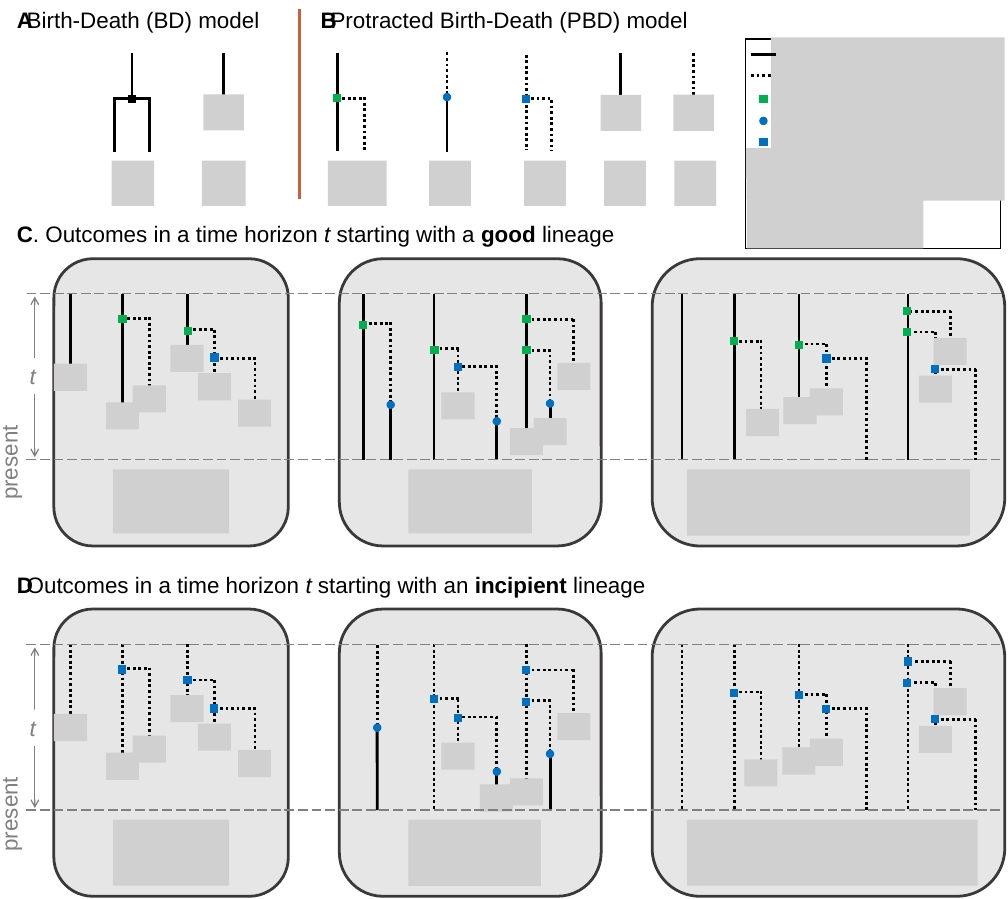
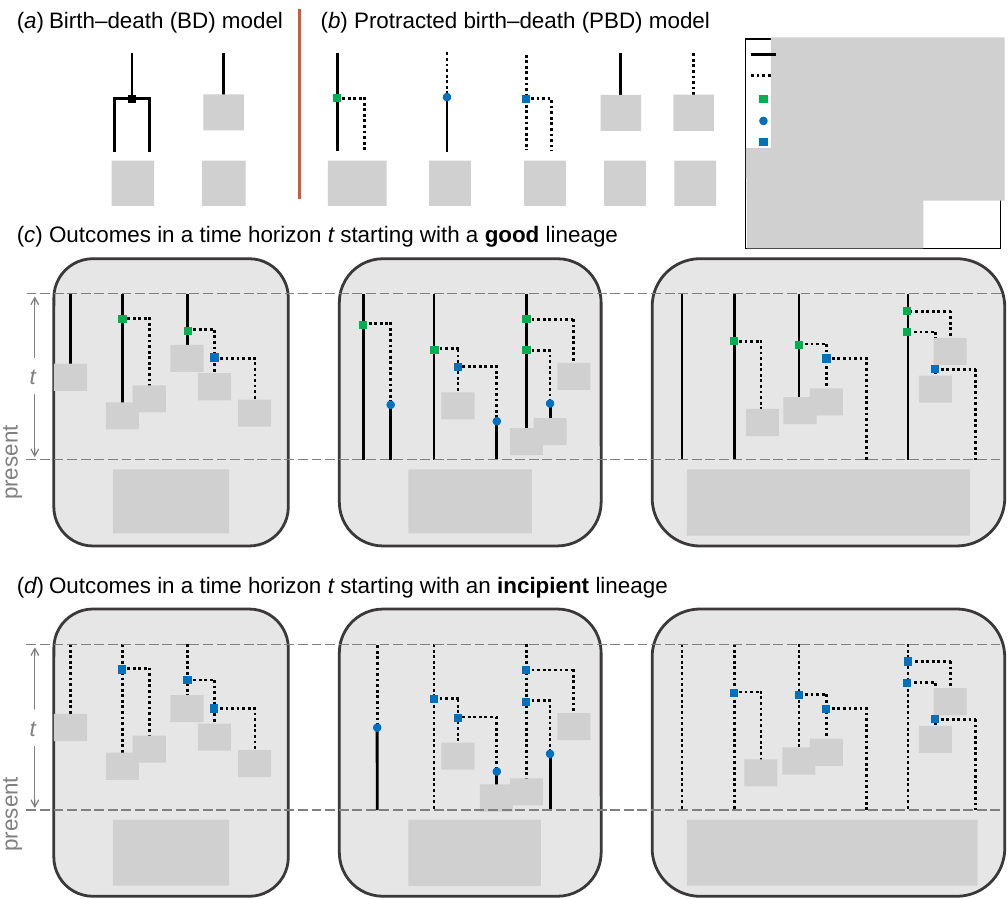
Before and after one commit to pierre-veron/PBD_analog, a slide deck: slide 1 of illustrations/schema_horizon.pptx. Drawn at 1008x899 pixels with LibreOffice and Linux fonts; fonts in the diff are those of the drawing; grey boxes stand for pictures. Boxes give left, top, right and bottom in pixels: in the first picture for what was removed or moved away, otherwise in the second. Text is boxed around its words. In the diff, an @@ line names an element or a change of style, - is before the commit and + after.

```diff
--- a/illustrations/schema_horizon.pptx
+++ b/illustrations/schema_horizon.pptx
@@ text at box(17, 11, 283, 33): text changed @@
-A. Birth-Death (BD) model
+(a) Birth–death (BD) model
@@ text at box(321, 11, 710, 33): text changed @@
-B. Protracted Birth-Death (PBD) model
+(b) Protracted birth–death (PBD) model
@@ text at box(17, 225, 618, 247): text changed @@
-C. Outcomes in a time horizon t starting with a good lineage
+(c) Outcomes in a time horizon t starting with a good lineage
@@ text at box(17, 576, 668, 598): text changed @@
-D. Outcomes in a time horizon t starting with an incipient lineage
+(d) Outcomes in a time horizon t starting with an incipient lineage
```
Also in this commit, not shown: 17 other files.
